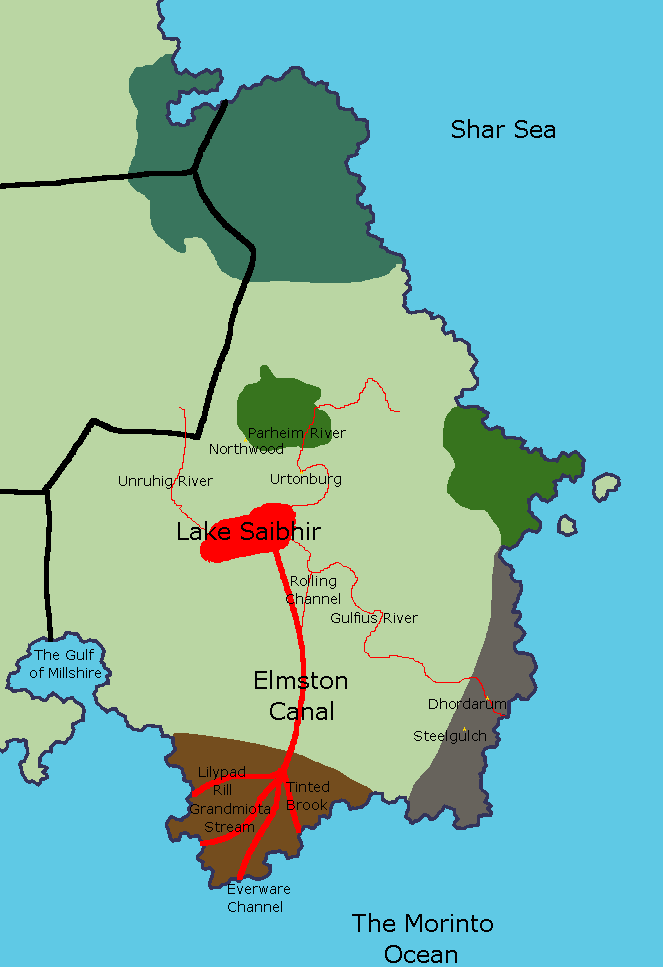
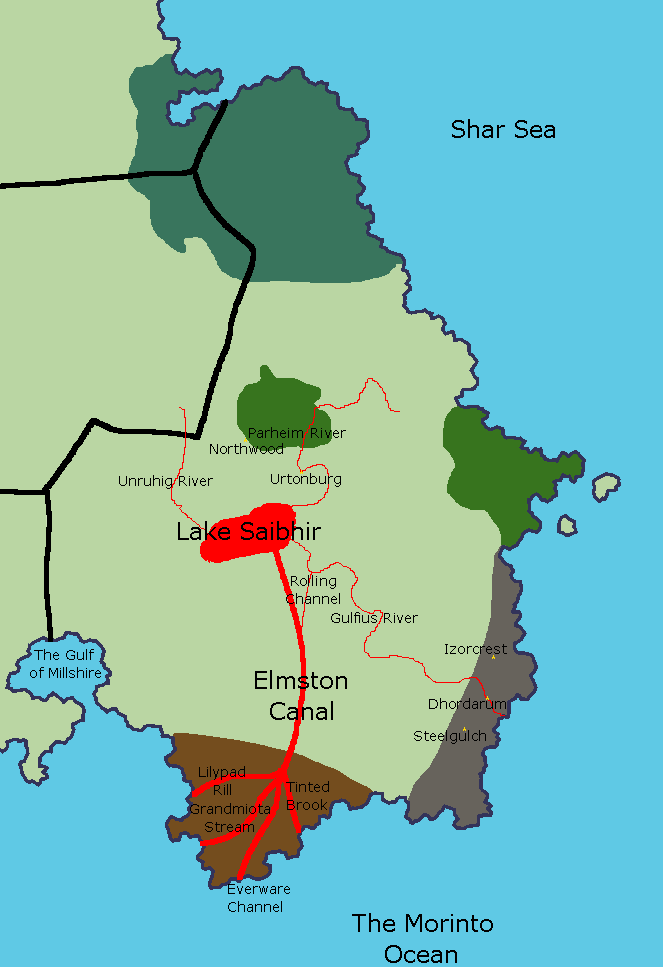
Layers edited between the first and the second 663x967 image:
added layer "Izorcrest" in group "City Labels" over left=445, top=644, right=507, bottom=654
